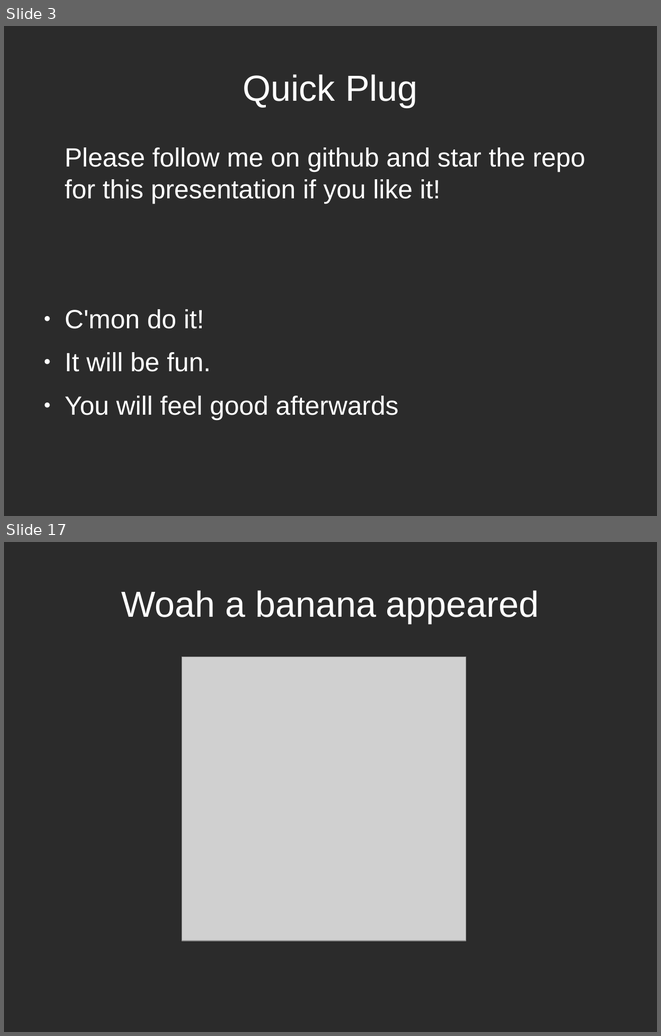
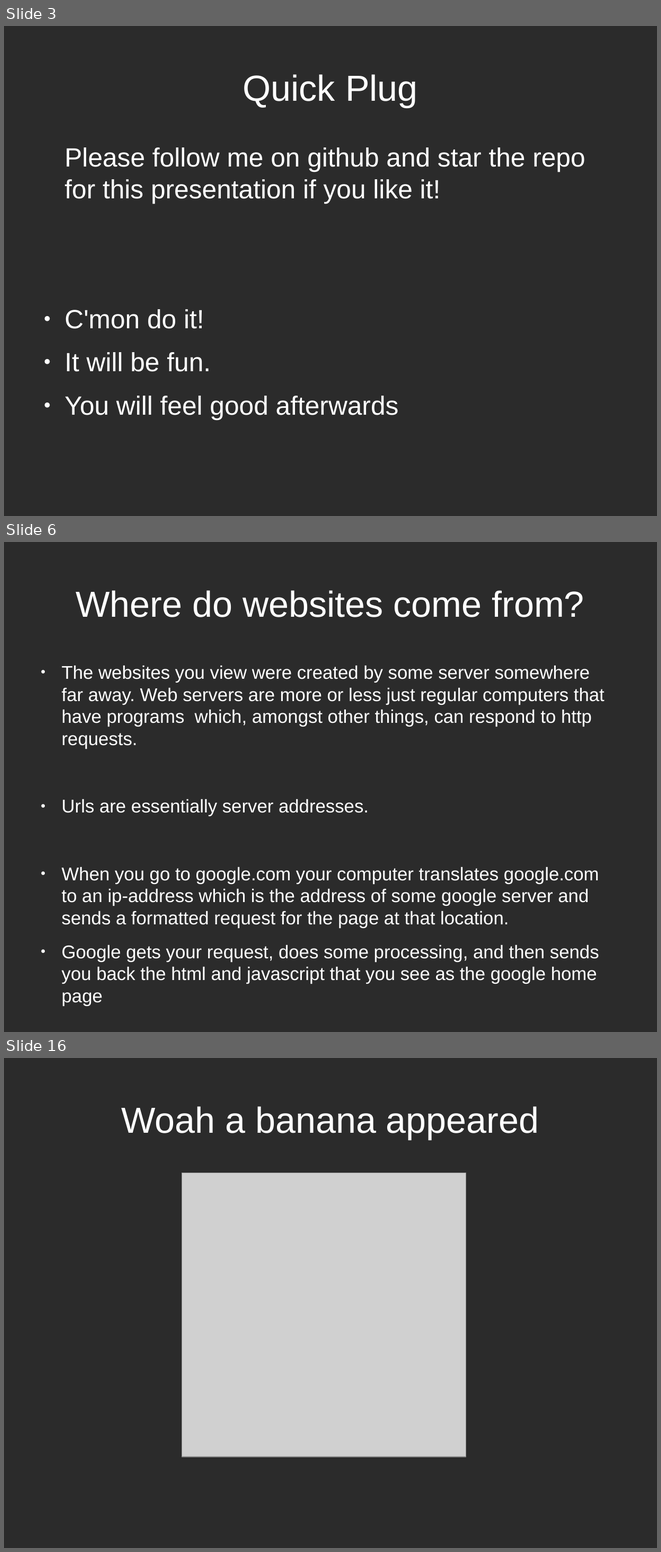
Before and after one commit to Andrew-Max/rails-seminar-materials, a slide deck: try_rails_slides.odp. Shown one above the other, each under a label of ours: slides 3 and 17 before the commit, slides 3, 6 and 16 after it; the slides between them are not shown. The pictures are 661x1036 and 661x1552 pixels, drawn with LibreOffice and Linux fonts; fonts in the diff are those of the drawing; grey boxes stand for pictures; background and template pictures are left out; a plain dark background stands for a picture behind light text. Boxes give left, top, right and bottom in pixels: in the first picture for what was removed or moved away, otherwise in the second. Text is boxed around its words. In the diff, an @@ line names an element or a change of style, - is before the commit and + after.

```diff
--- a/try_rails_slides.odp
+++ b/try_rails_slides.odp
@@ slide 6 added at <box>4,542,657,1032</box>, background picture (left out) @@
@@ title added at <box>76,590,584,617</box>, 44 pt, text #FFFFFF @@
+Where do websites come from?
@@ text added at <box>62,665,604,1006</box>, 22.4 pt, text #FFFFFF @@
+● The websites you view were created by some server somewhere far away. Web servers are more or less just regular computers that have programs which, amongst other things, can respond to http requests.
+● Urls are essentially server addresses.
+● When you go to google.com your computer translates google.com to an ip-address which is the address of some google server and sends a formatted request for the page at that location.
+● Google gets your request, does some processing, and then sends you back the html and javascript that you see as the google home page
@@ what was slide 17 is now slide 16 @@
```
Also in this commit, not shown: 6 slides changed, 7 other slides added, 9 slides removed.
